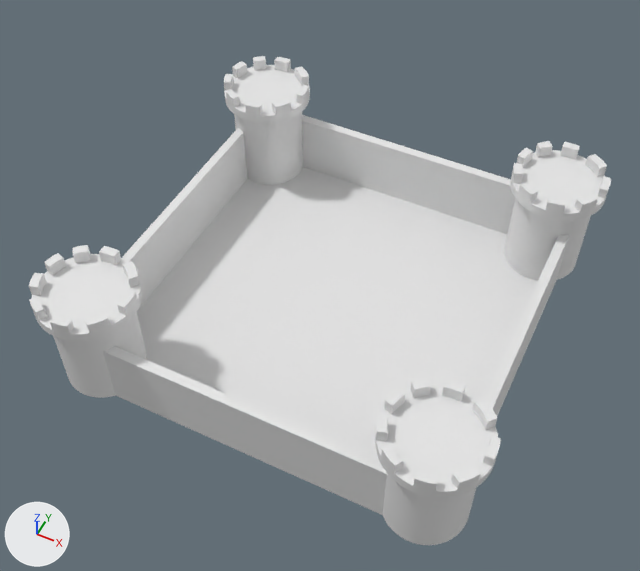
What one commit did to the Blender file Assets/Play Areas/Castle.blend.
Rendered twice from a 50 mm lens placed at (18.3, -39.4, 51.1), pointed at (-0.2, -2.4, 4.8). The lights are fixed; the arrows at lower left show +X, +Y and +Z.

Before the edit, the objects in view are built like this:
```python
me_cylinder_001 = bpy.data.meshes.new('Cylinder.001')
me_cylinder_001.from_pydata(...)  # 3829 vertices, 3281 faces, 5 loose edges; spans x -3.47..3.47, y -3.47..3.47, z -3.55..5.13
me_plane = bpy.data.meshes.new('Plane')
me_plane.from_pydata([(-6.14, -6.14, 0.0), (6.14, -6.14, 0.0), (-6.14, 6.14, 0.0), (6.14, 6.14, 0.0)], [], [(0, 1, 3, 2)])
ob_courtyard = bpy.data.objects.new('Courtyard', me_plane)
ob_courtyard.location = (0.0, 0.0, 0.0)
ob_courtyard.scale = (2.28, 2.28, 1.0)
ob_tower = bpy.data.objects.new('Tower', me_cylinder_001)
ob_tower.location = (12.05, 12.22, 3.59)
ob_tower_001 = bpy.data.objects.new('Tower.001', me_cylinder_001)
ob_tower_001.location = (12.05, -12.09, 3.59)
ob_tower_002 = bpy.data.objects.new('Tower.002', me_cylinder_001)
ob_tower_002.location = (-12.43, 12.43, 3.59)
ob_tower_003 = bpy.data.objects.new('Tower.003', me_cylinder_001)
ob_tower_003.location = (-12.31, -12.11, 3.59)
# also in view: 'Wall.001' at (13.6, 0.0, 2.5); 'Wall.002' at (0.0, -13.7, 2.5); 'Wall' at (0.0, 13.6, 2.5); 'Wall.003' at (-13.7, 0.0, 2.5)
```
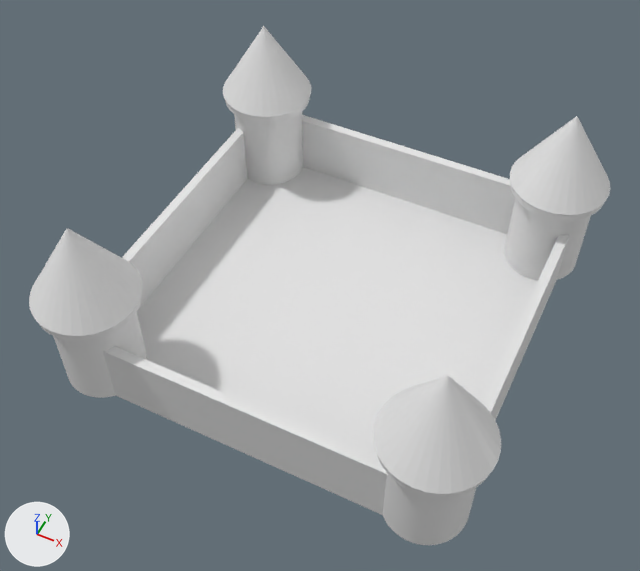
Location of each change, (x1, y1, x2, y2) in pixels of the pictures (640 x 571 px):
```json
{"object": "Tower.001", "change": "reshaped", "before": [375, 378, 501, 545], "after": [377, 454, 489, 545]}
{"object": "Tower.003", "change": "reshaped", "before": [29, 245, 147, 398], "after": [39, 293, 147, 398]}
{"object": "Cone", "change": "added", "after": [373, 376, 501, 494]}
{"object": "Cone.003", "change": "added", "after": [29, 228, 142, 336]}
{"object": "Cone.001", "change": "added", "after": [510, 116, 611, 215]}
{"object": "Cone.002", "change": "added", "after": [223, 26, 311, 117]}
{"part": 1, "of": "me_cylinder_001", "change": "deleted", "before": [29, 56, 611, 491]}
```

Scene script edits in JSON lines:
```json
{"block": "me_cylinder_001", "where": "# used by ob_tower; location = (12.05, 12.22, 3.59)"}
{"op": "remove", "block": "me_cylinder_001", "code": "me_cylinder_001.from_pydata(...)  # 3829 vertices, 3281 faces, 5 loose edges; spans x -3.47..3.47, y -3.47..3.47, z -3.55..5.13"}
{"op": "add", "block": "me_cylinder_001", "code": "me_cylinder_001.from_pydata(...)  # 2867 vertices, 2243 faces, 113 loose edges; spans x -3.47..3.47, y -3.47..3.47, z -3.55..4.25"}
{"block": "me_cylinder_001", "change": "me_cylinder_001 part 1: 962 vertices removed from x -3.44..3.47, y -3.47..3.47, z 4.21..5.13"}
{"op": "add", "block": "me_cone_003", "code": ["me_cone_003 = bpy.data.meshes.new('Cone.003')", "me_cone_003.from_pydata(...)  # a 32-sided cone pointing to +z spanning x -3.62..3.62, y -3.62..3.62, z -2.92..2.92"]}
{"op": "add", "block": "ob_cone_003", "code": ["ob_cone_003 = bpy.data.objects.new('Cone.003', me_cone_003)", "ob_cone_003.location = (-12.31, -12.11, 10.78)"]}
{"op": "add", "block": "ob_cone_002", "code": ["ob_cone_002 = bpy.data.objects.new('Cone.002', me_cone_003.copy())", "ob_cone_002.location = (-12.43, 12.43, 10.78)"]}
{"op": "add", "block": "ob_cone_001", "code": ["ob_cone_001 = bpy.data.objects.new('Cone.001', me_cone_003.copy())", "ob_cone_001.location = (12.05, 12.22, 10.78)"]}
{"op": "add", "block": "ob_cone", "code": ["ob_cone = bpy.data.objects.new('Cone', me_cone_003.copy())", "ob_cone.location = (12.05, -12.09, 10.78)"]}
```
